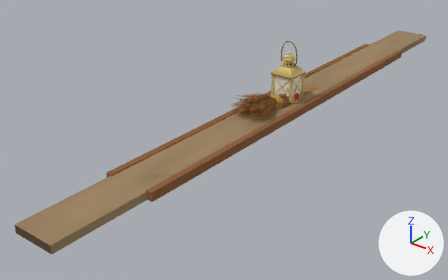
An edit to the glTF model src/three/models/items.glb, drawn before and after from the same camera.
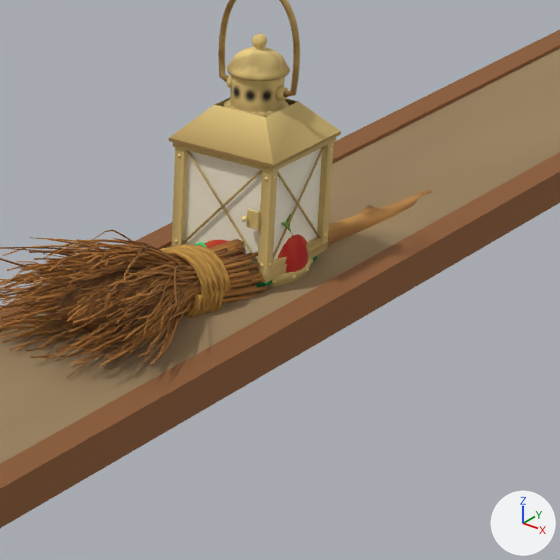
Each version appears first whole from a 50 mm lens placed at (3.6, -5.66, 2.79), pointed at (-0.36, -0.72, -0.28), and next in a close-up on the part from 53% to 78% of the width and 16% to 57% of the height. The axes (+X, +Y, +Z) are drawn at lower right. The lights are the same throughout. The first two pictures are the older version. Where no turn or scale is listed for an object, it has been applied to the vertices.

The first close-up shows 'apple', 'broom', 'ladder', 'lamp', 'lamp-glass', 'plank' and 1 more.
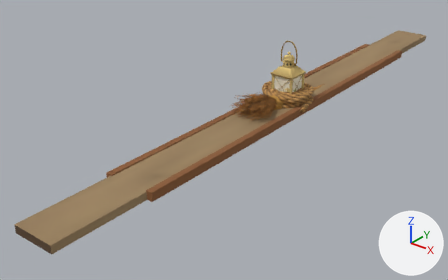
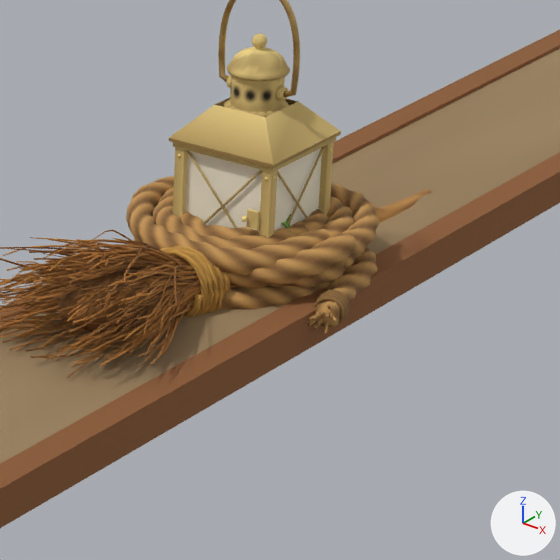
Boxes (x1, y1, x2, y2) around the edits, measured in the close-ups (560 x 560 px):
'rope', added (brown)
    after: (126, 176, 379, 334)

The change, as a diff of the scene's bpy script:
```diff
--- a/src/three/models/items.glb.py
+++ b/src/three/models/items.glb.py
@@ me_rope @@
+me_rope.from_pydata(...)  # 16284 vertices, 32380 faces; spans x -0.303..0.351, y -0.304..0.296, z 0.0..0.284
+me_rope.materials.append(mat_painted)
@@ ob_rope @@
+ob_rope = bpy.data.objects.new('rope', me_rope)
+ob_rope.location = (0.0, 0.0, 0.0)
```
